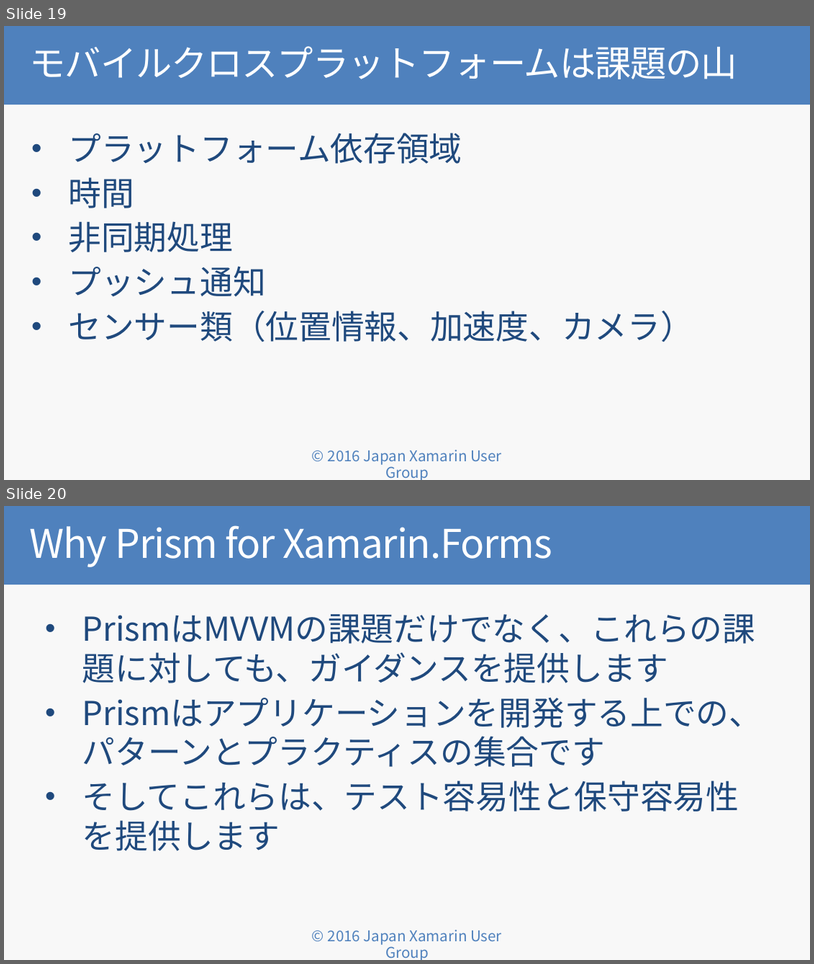
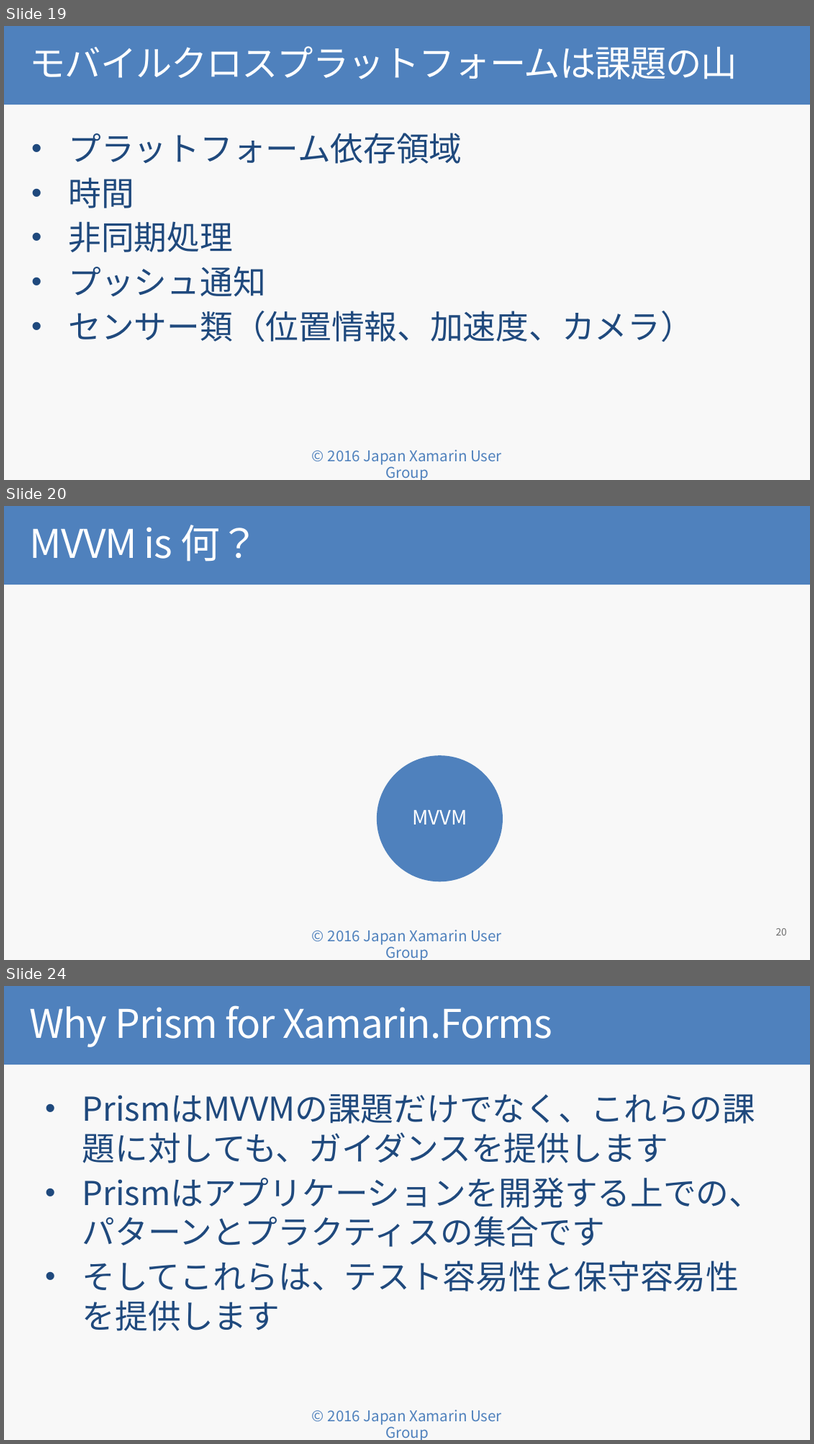
Before and after one commit to jxug/PrismAndMoqHansOn, a slide deck: docs/Why Prism for Xamarin.Forms.pptx. Shown one above the other, each under a label of ours: slides 19 and 20 before the commit, slides 19, 20 and 24 after it; the slides between them are not shown. The pictures are 814x964 and 814x1444 pixels, drawn with LibreOffice and Linux fonts; fonts in the diff are those of the drawing; background and template pictures are left out. Boxes give left, top, right and bottom in pixels: in the first picture for what was removed or moved away, otherwise in the second. Text is boxed around its words. In the diff, an @@ line names an element or a change of style, - is before the commit and + after.

```diff
--- a/docs/Why Prism for Xamarin.Forms.pptx
+++ b/docs/Why Prism for Xamarin.Forms.pptx
@@ slide 20 added at box(4, 506, 810, 960), background #F8F8F8; not listed: 1 template element that a slide beside it also shows @@
@@ title added at box(4, 506, 810, 585), fill #4F81BD, 48 pt, text #FFFFFF @@
+MVVM is 何？
@@ ellipse added at box(377, 755, 503, 881), fill #4F81BD, 24 pt, text #FFFFFF @@
+MVVM
@@ page number added at box(777, 928, 787, 935), 12 pt, text #6D6D6D @@
+20
@@ what was slide 20 is now slide 24 @@
```
Also in this commit, not shown: 2 slides changed, 6 other slides added, 2 slides removed.
